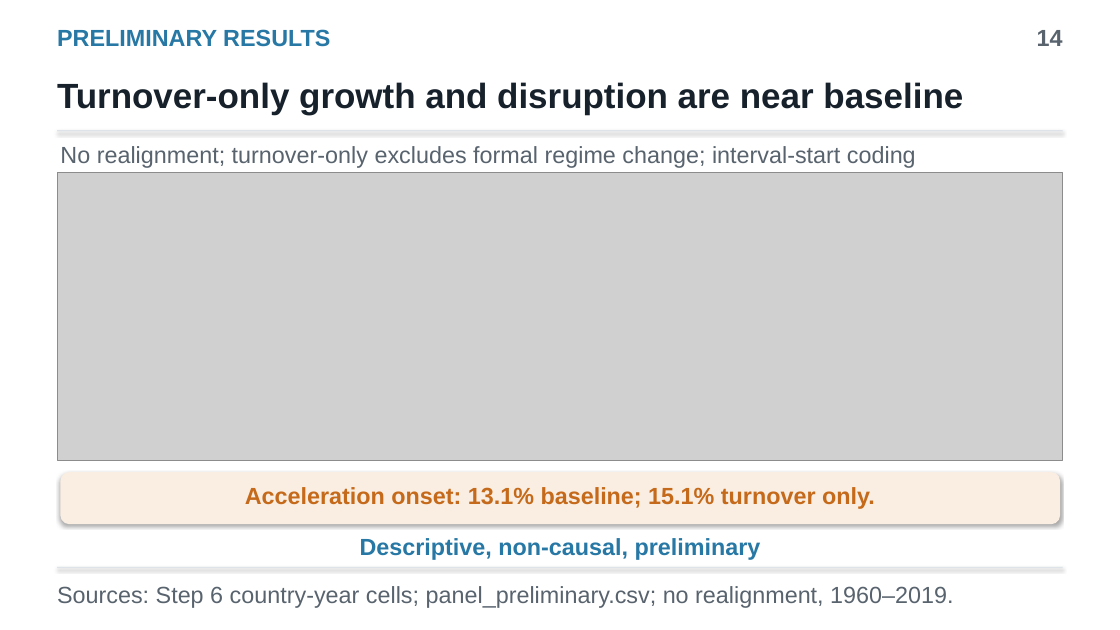
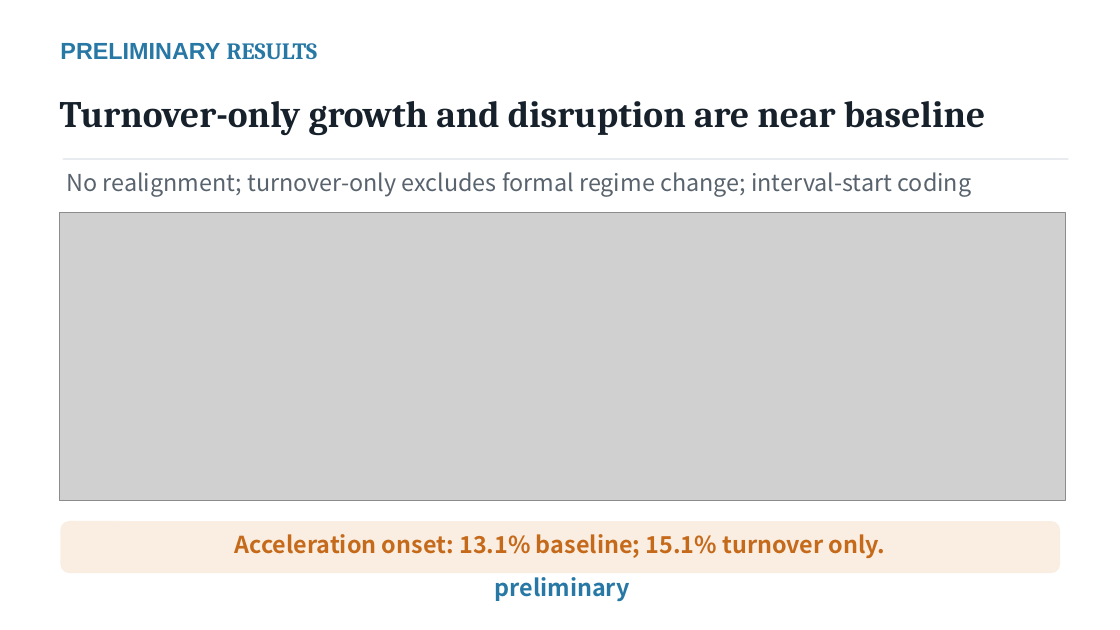
Before and after one commit to yuseicarlos2560/Economic-Development-through-Political-Materialism, a slide deck: slide 17 of presentations/thesis_introduction.pptx (slide 15 before the commit). Drawn at 1120x630 pixels with LibreOffice and Linux fonts; fonts in the diff are those of the drawing; grey boxes stand for pictures. Boxes give left, top, right and bottom in pixels: in the first picture for what was removed or moved away, otherwise in the second. Text is boxed around its words. In the diff, an @@ line names an element or a change of style, - is before the commit and + after.

```diff
--- a/presentations/thesis_introduction.pptx
+++ b/presentations/thesis_introduction.pptx
@@ text "PRELIMINARY RESULTS": place and size @@
-text "PRELIMINARY RESULTS" at [57,29,330,47]
+text "PRELIMINARY RESULTS" at [60,43,317,59]
@@ text "PRELIMINARY RESULTS" at [60,43,317,59]: font Arial to Cambria in "RESULTS" @@
@@ text removed at [1037,30,1063,46] @@
-14
@@ text "Turnover-only growth and disruption are ...": place and size @@
-text "Turnover-only growth and disruption are ..." at [57,82,963,114]
+text "Turnover-only growth and disruption are ..." at [60,101,985,136]
@@ text "Turnover-only growth and disruption are ..." at [60,101,985,136]: size 30 to 32 pt, font Arial to Cambria @@
@@ rectangle: place and size @@
-rectangle at [57,130,1063,131]
+rectangle at [63,159,1069,160]
@@ rectangle at [63,159,1069,160]: shadow off @@
@@ text "No realignment; turnover-only excludes formal ...": place and size @@
-text "No realignment; turnover-only excludes formal ..." at [60,146,916,168]
+text "No realignment; turnover-only excludes formal ..." at [66,172,971,197]
@@ text "No realignment; turnover-only excludes formal ..." at [66,172,971,197]: font Arial to Noto Sans CJK SC @@
@@ picture: place and size @@
-picture at [57,172,1063,460]
+picture at [60,213,1065,501]
@@ rounded rectangle at [60,521,1060,573]: shadow off @@
@@ rounded rectangle: place and size @@
-rounded rectangle at [60,472,1060,524]
+rounded rectangle at [60,521,1060,573]
@@ text "Acceleration onset: 13.1% baseline; 15.1% ..." at [235,534,886,558]: font Arial to Noto Sans CJK SC @@
@@ text "Acceleration onset: 13.1% baseline; 15.1% ...": place and size @@
-text "Acceleration onset: 13.1% baseline; 15.1% ..." at [245,487,875,509]
+text "Acceleration onset: 13.1% baseline; 15.1% ..." at [235,534,886,558]
@@ rectangle removed at [57,567,1063,568] @@
@@ text removed at [57,586,953,608] @@
-Sources: Step 6 country-year cells; panel_preliminary.csv; no realignment, 1960–2019.
@@ text at [495,577,630,601]: text changed; font Arial to Noto Sans CJK SC @@
-Descriptive, non-causal, preliminary
+preliminary
```
Also in this commit, not shown: 16 other slides changed, 2 slides added, 1 other file.
